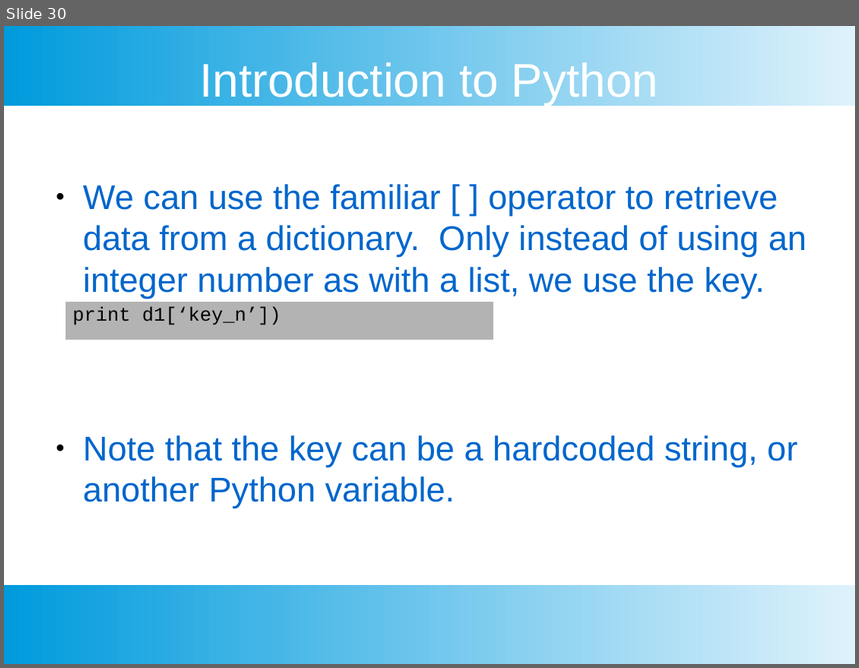
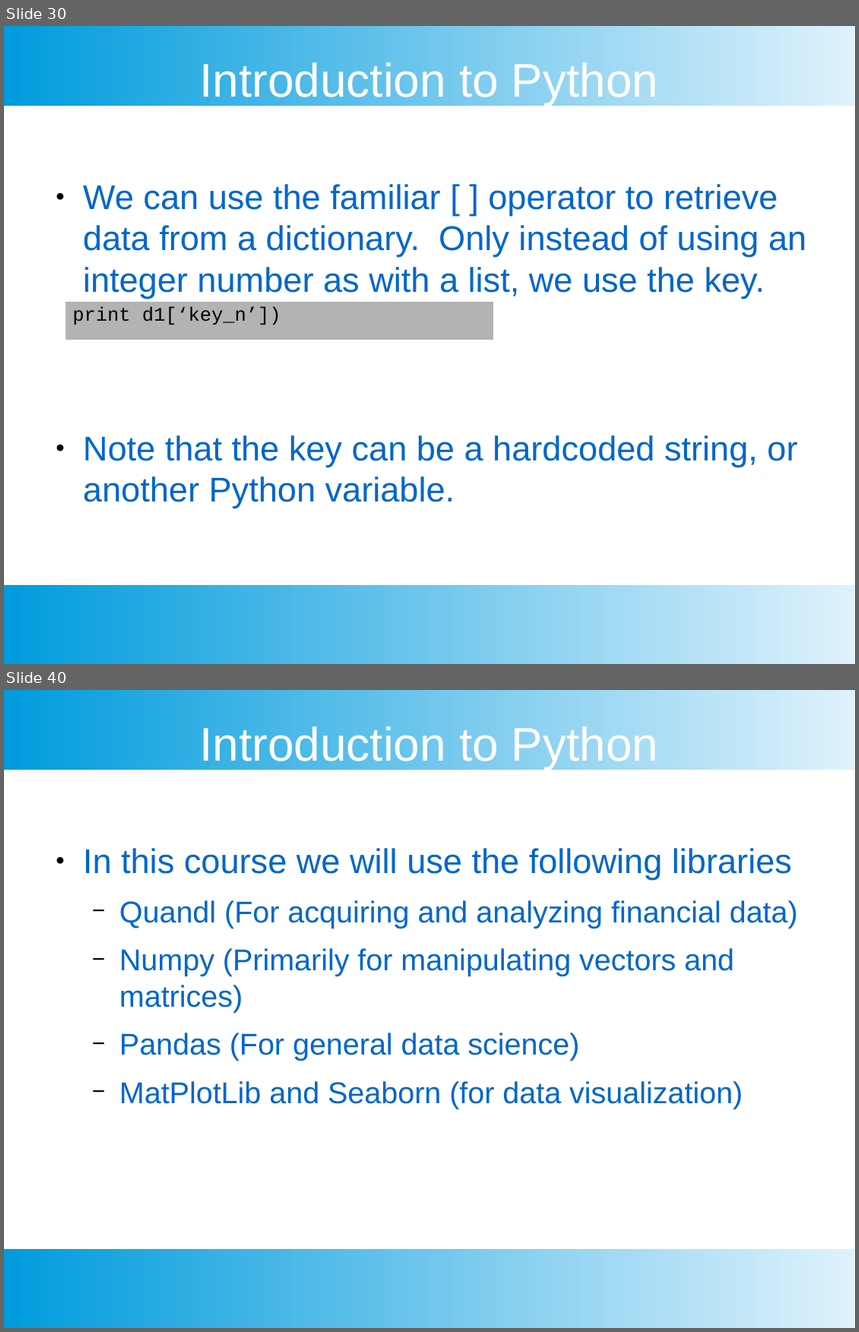
Before and after one commit to chankeypathak/CitiDataScience, a slide deck: docs/Module 1.pptx. Shown one above the other, each under a label of ours: slide 30 before the commit, slides 30 and 40 after it; the slides between them are not shown. The pictures are 859x668 and 859x1332 pixels, drawn with LibreOffice and Linux fonts; fonts in the diff are those of the drawing. Boxes give left, top, right and bottom in pixels: in the first picture for what was removed or moved away, otherwise in the second. Text is boxed around its words. In the diff, an @@ line names an element or a change of style, - is before the commit and + after.

```diff
--- a/docs/Module 1.pptx
+++ b/docs/Module 1.pptx
@@ slide 40 added at (x1=4, y1=690, x2=855, y2=1328), background #FFFFFF; not listed: 2 template elements that a slide beside it also shows @@
@@ text added at (x1=200, y1=723, x2=658, y2=770), 44 pt, text #FFFFFF @@
+Introduction to Python
@@ text added at (x1=83, y1=848, x2=798, y2=1109), 28 pt, text #0066CC @@
+● In this course we will use the following libraries
+  − Quandl (For acquiring and analyzing financial data)
+  − Numpy (Primarily for manipulating vectors and matrices)
+  − Pandas (For general data science)
+  − MatPlotLib and Seaborn (for data visualization)
```
Also in this commit, not shown: 9 other slides added, 1 other file.
